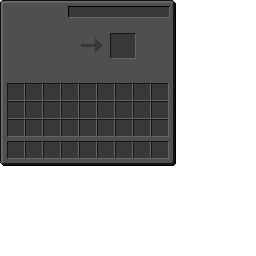
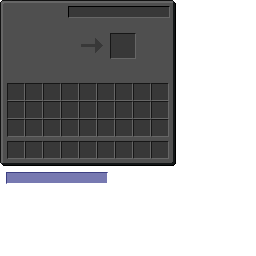
Revision of a layered (256, 256) image; what changed, layer by layer:
added layer "Pasted Layer" above "toolstation.png" over [6, 172, 108, 184]
renamed "Layer 1" to "toolstation.png", showed it, painted on it over [6, 172, 108, 184]
